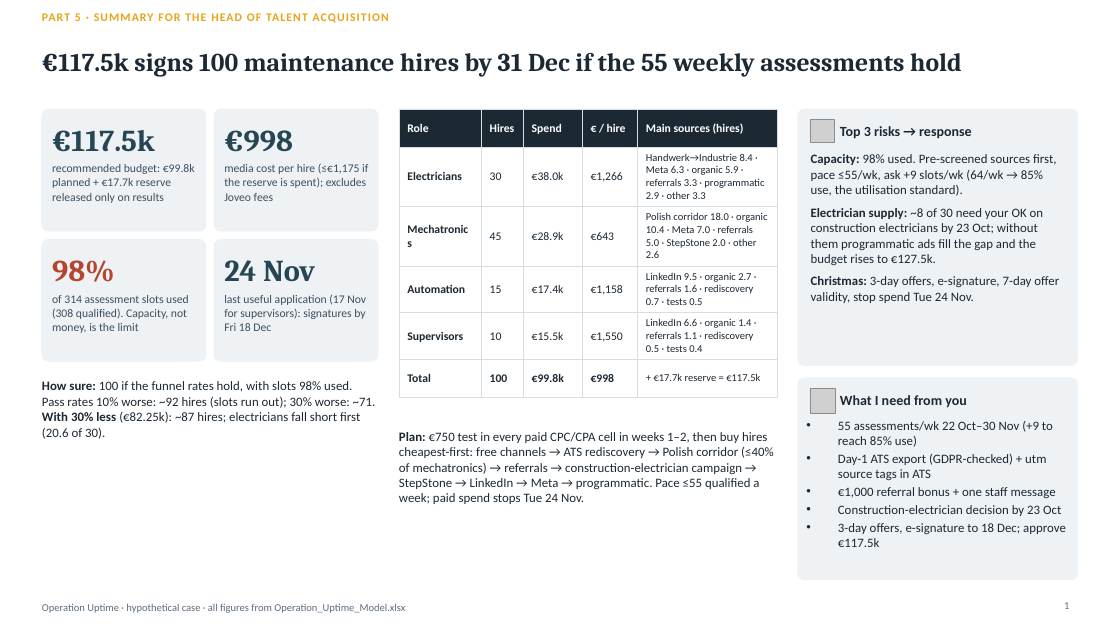
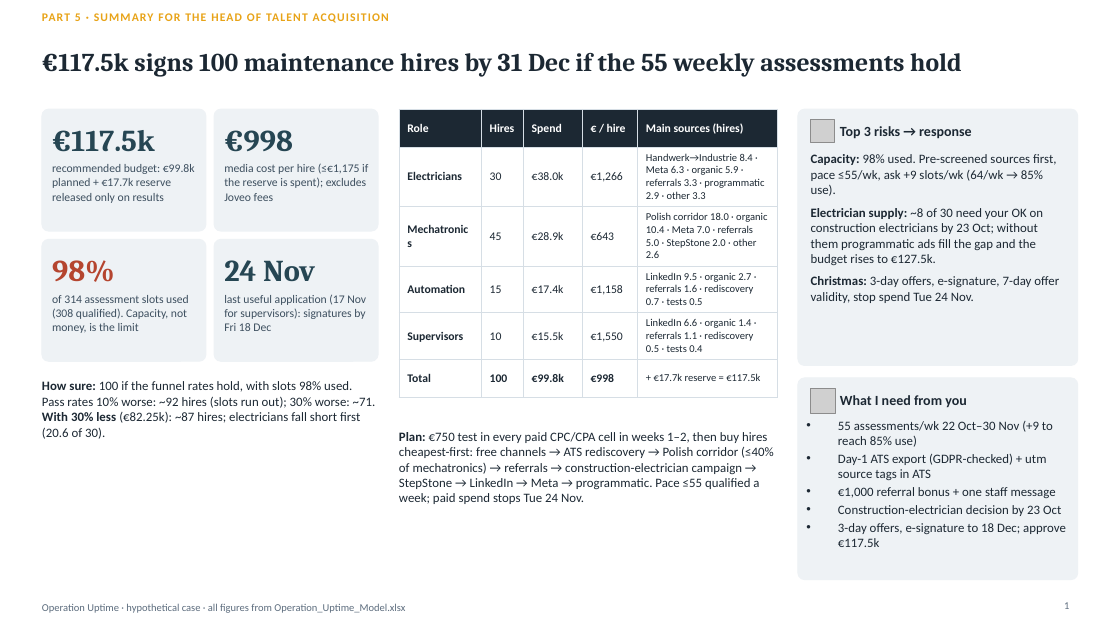
Before and after one commit to Anurag160596/haystack, a slide deck: slide 1 of operation_uptime/Operation_Uptime_Deck.pptx. Drawn at 1120x630 pixels with LibreOffice and Linux fonts; fonts in the diff are those of the drawing; grey boxes stand for pictures. Boxes give left, top, right and bottom in pixels: in the first picture for what was removed or moved away, otherwise in the second. Text is boxed around its words. In the diff, an @@ line names an element or a change of style, - is before the commit and + after.

```diff
--- a/operation_uptime/Operation_Uptime_Deck.pptx
+++ b/operation_uptime/Operation_Uptime_Deck.pptx
@@ text at [811, 154, 1056, 196]: text changed @@
-Capacity: 98% used. Pre-screened sources first, pace ≤55/wk, ask +9 slots/wk (64/wk → 85% use, the utilisation standard).
+Capacity: 98% used. Pre-screened sources first, pace ≤55/wk, ask +9 slots/wk (64/wk → 85% use).
```
Also in this commit, not shown: 4 other slides changed, 6 other files.
